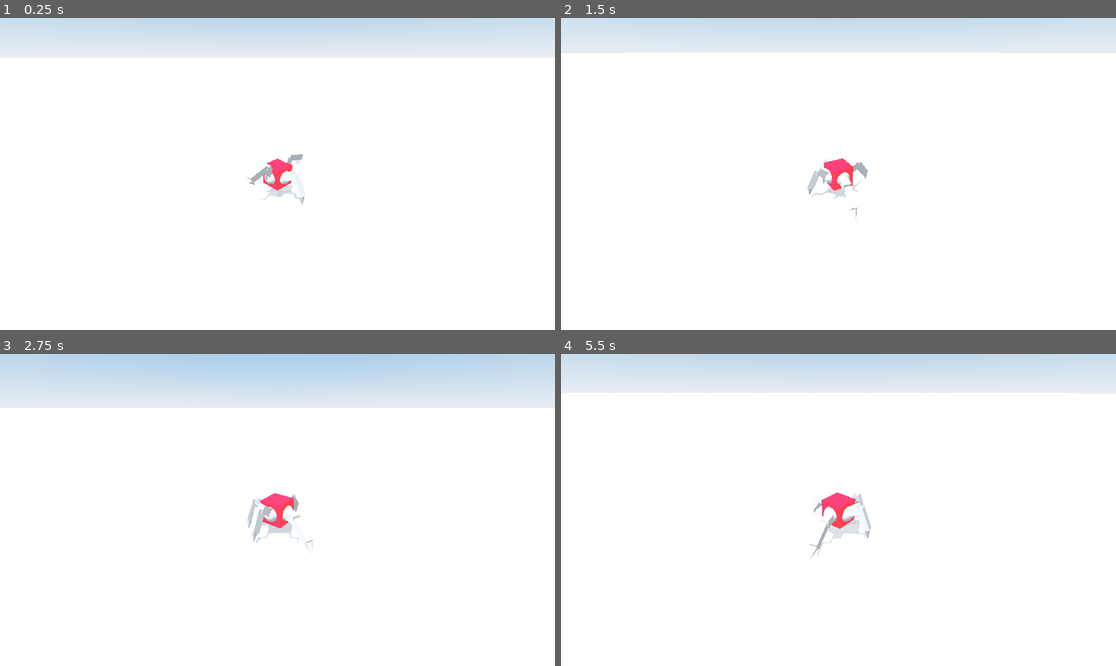
Above: before the commit, frames 1-4 (two rows, left to right).
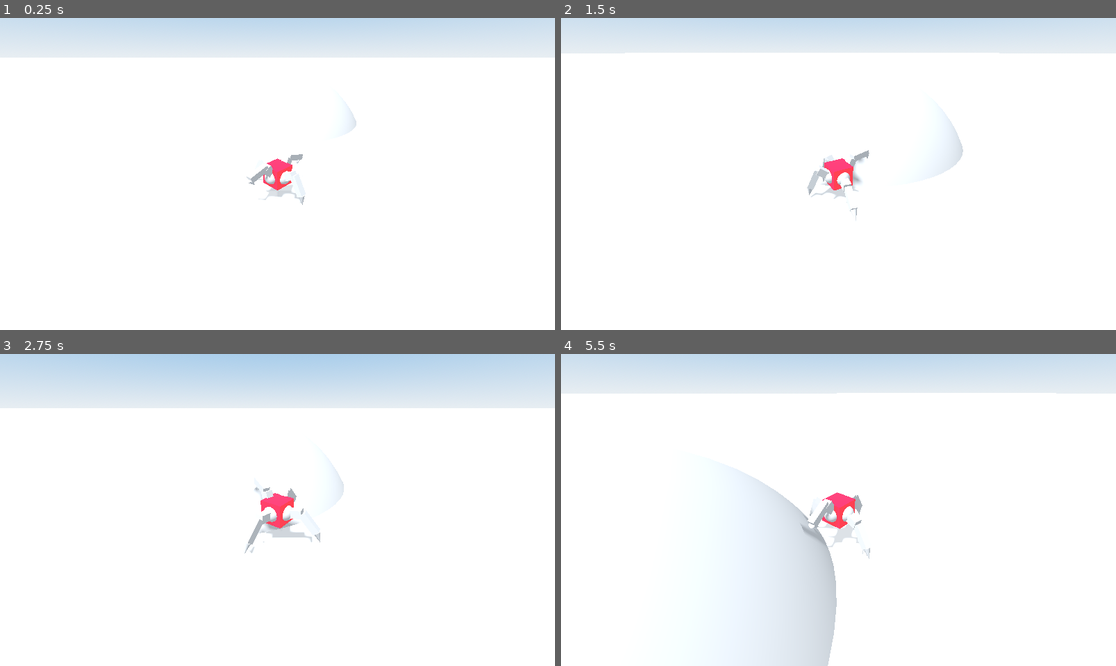
Above: after the commit, the same moments.

Repository: nickyvanurk/game-prototypes
Game: Godot game, scene res://main.tscn
Two runs of this game, one before a commit and one after it. Both use one fixed random seed, a clock stepped at 60 frames per second and the inputs below.
Inputs (mouse positions are in pixels of both pictures, inside the frame that each line leads up to):
- Up to frame 1 (0.25 s): no input
- Up to frame 2 (1.5 s): move the mouse to (866, 174) at 0.52 s; hold Mouse wheel down (zoom_in) 0.53-1.28 s; hold W (move_forward) from 0.53 s (still down); move the mouse to (810, 174) at 1.27 s; tap Mouse wheel up (zoom_out) at 1.35 s
- Up to frame 3 (2.75 s): keep holding W (move_forward); move the mouse to (288, 503) at 2.02 s; hold Mouse wheel down (zoom_in) from 2.03 s (still down)
- Up to frame 4 (5.5 s): keep holding W (move_forward); move the mouse to (832, 516) at 2.77 s; release Mouse wheel down (zoom_in) at 2.78 s; tap Mouse wheel up (zoom_out) at 2.85, 4.35 s; move the mouse to (877, 513) at 3.52 s; hold Mouse wheel down (zoom_in) 3.53-4.28 s; move the mouse to (794, 506) at 4.27 s; move the mouse to (844, 510) at 5.02 s; hold Mouse wheel down (zoom_in) from 5.03 s (still down)

The runs differ from the first frame. In frame 1, less than 0.1% of the frame differs, in the area x 62-65%, y 28-37%; in frame 2, 0.5%; in frame 3, 0.6%; in frame 4, 6.6%, in the area x 0-94%, y 12-100%.

Commit message:
Add sphere to level

Diff:
--- a/procedural-animation/player/player.gd
+++ b/procedural-animation/player/player.gd
@@ -7,6 +7,7 @@
 @onready var terminal_velocity = ProjectSettings.get("physics/3d/terminal_velocity")
 
 @onready var legs = $CollisionShape3D/Body/Legs.get_children()
+@onready var body = $CollisionShape3D/Body
 
 func _physics_process(delta):
 	var camera_basis = $Camera3D.transform.basis
@@ -32,3 +33,14 @@
 	if !legs[1].is_moving && !legs[3].is_moving:
 		legs[0].step(dir, delta)
 		legs[2].step(dir, delta)
+
+#	var total = Vector3.ZERO;
+#	for leg in legs:
+#		total += leg.target.global_position
+#	total /= legs.size()
+#	global_position.y = global_position.lerp(total - global_position, 0.2).y
+#
+#	var normal = (legs[0].target.global_position - legs[2].target.global_position).cross(legs[1].target.global_position - legs[3].target.global_position).normalized()
+#	global_transform.basis.y = normal
+#	global_transform.basis.x = -global_transform.basis.z.cross(normal)
+#	global_transform.basis = global_transform.basis.orthonormalized()
--- a/procedural-animation/player/player.tscn
+++ b/procedural-animation/player/player.tscn
@@ -35,11 +35,10 @@
 script = ExtResource("2")
 
 [node name="CollisionShape3D" type="CollisionShape3D" parent="."]
-transform = Transform3D(0.707107, 0, -0.707107, 0, 1, 0, 0.707107, 0, 0.707107, 0, 0.1, 0)
+transform = Transform3D(0.707107, 0, -0.707107, 0, 1, 0, 0.707107, 0, 0.707107, 0, 0.2, 0)
 shape = SubResource("BoxShape3D_su7qr")
 
 [node name="Body" type="MeshInstance3D" parent="CollisionShape3D"]
-transform = Transform3D(1, 0, 0, 0, 1, 0, 0, 0, 1, 0, 0.1, 0)
 material_override = SubResource("StandardMaterial3D_ifpew")
 mesh = SubResource("BoxMesh_8pgsq")
 skeleton = NodePath("../..")
--- a/procedural-animation/world/world.tscn
+++ b/procedural-animation/world/world.tscn
@@ -1,8 +1,15 @@
-[gd_scene load_steps=4 format=3 uid="uid://b1rxdhxrada3s"]
+[gd_scene load_steps=6 format=3 uid="uid://b1rxdhxrada3s"]
 
 [ext_resource type="Environment" uid="uid://clh6m2chst1k1" path="res://world/environment.tres" id="1"]
 [ext_resource type="Material" uid="uid://upeqkxkhht8" path="res://assets/blocks/light/light.tres" id="2"]
 [ext_resource type="PackedScene" uid="uid://c2ya2rf21idl2" path="res://player/player.tscn" id="3"]
+
+[sub_resource type="SphereShape3D" id="SphereShape3D_76ea4"]
+radius = 2.0
+
+[sub_resource type="SphereMesh" id="SphereMesh_k862b"]
+radius = 2.0
+height = 4.0
 
 [node name="World3D" type="Node3D"]
 
@@ -24,3 +31,12 @@
 material = ExtResource("2")
 
 [node name="Player" parent="." instance=ExtResource("3")]
+
+[node name="StaticBody3d" type="StaticBody3D" parent="."]
+transform = Transform3D(1, 0, 0, 0, 1, 0, 0, 0, 1, 0, -1, -3)
+
+[node name="CollisionShape3d" type="CollisionShape3D" parent="StaticBody3d"]
+shape = SubResource("SphereShape3D_76ea4")
+
+[node name="MeshInstance3d" type="MeshInstance3D" parent="StaticBody3d/CollisionShape3d"]
+mesh = SubResource("SphereMesh_k862b")
